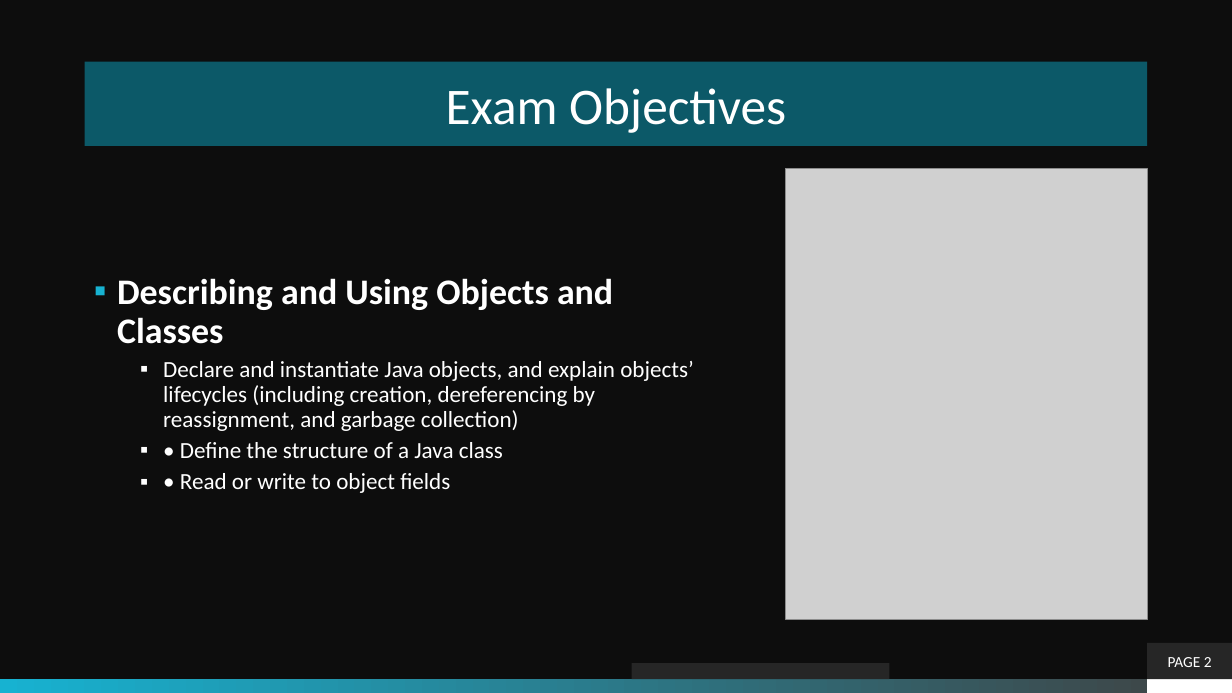
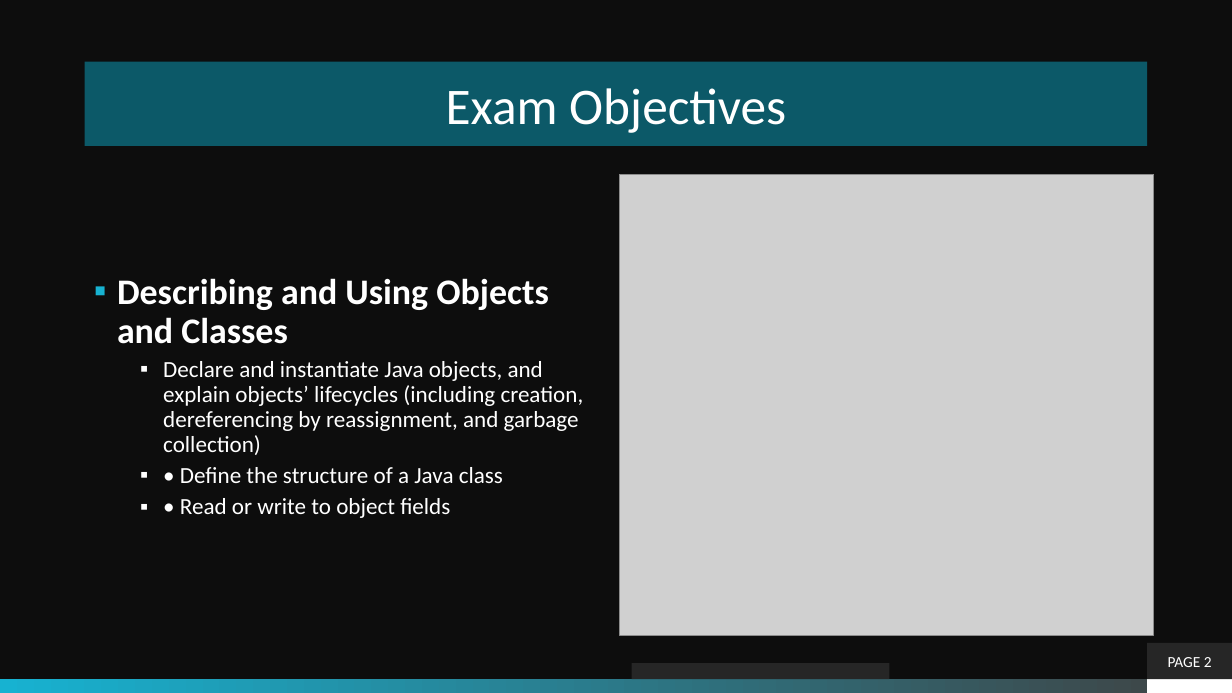
Before and after one commit to theLeonidas/Courses, a slide deck: slide 2 of courseMaterial/Objective-6-Describing and Using Objects and Classes/Describing and Using Objects and Classes.pptx. Drawn at 1232x693 pixels with LibreOffice and Linux fonts; fonts in the diff are those of the drawing; grey boxes stand for pictures; background and template pictures are left out. Boxes give left, top, right and bottom in pixels: in the first picture for what was removed or moved away, otherwise in the second. Text is boxed around its words. In the diff, an @@ line names an element or a change of style, - is before the commit and + after.

```diff
--- a/courseMaterial/Objective-6-Describing and Using Objects and Classes/Describing and Using Objects and Classes.pptx
+++ b/courseMaterial/Objective-6-Describing and Using Objects and Classes/Describing and Using Objects and Classes.pptx
@@ picture: place and size @@
-picture at (787,169,1148,620)
+picture at (619,174,1154,635)
@@ text "Describing and Using Objects and ..." rewrapped from (117,278,694,493) to (117,278,584,518) @@
```
Also in this commit, not shown: 1 other slide changed, 31 other files.
